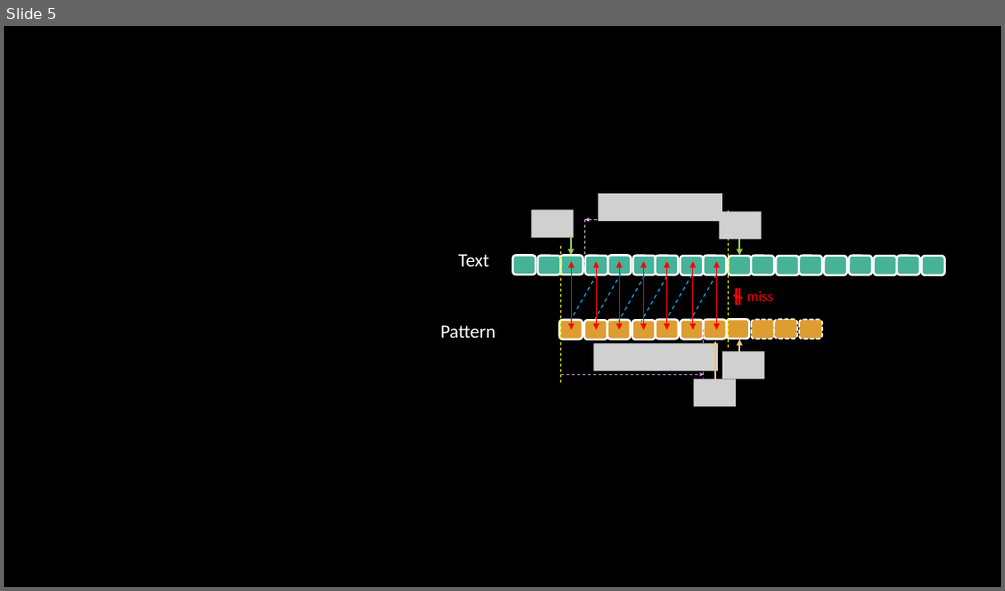
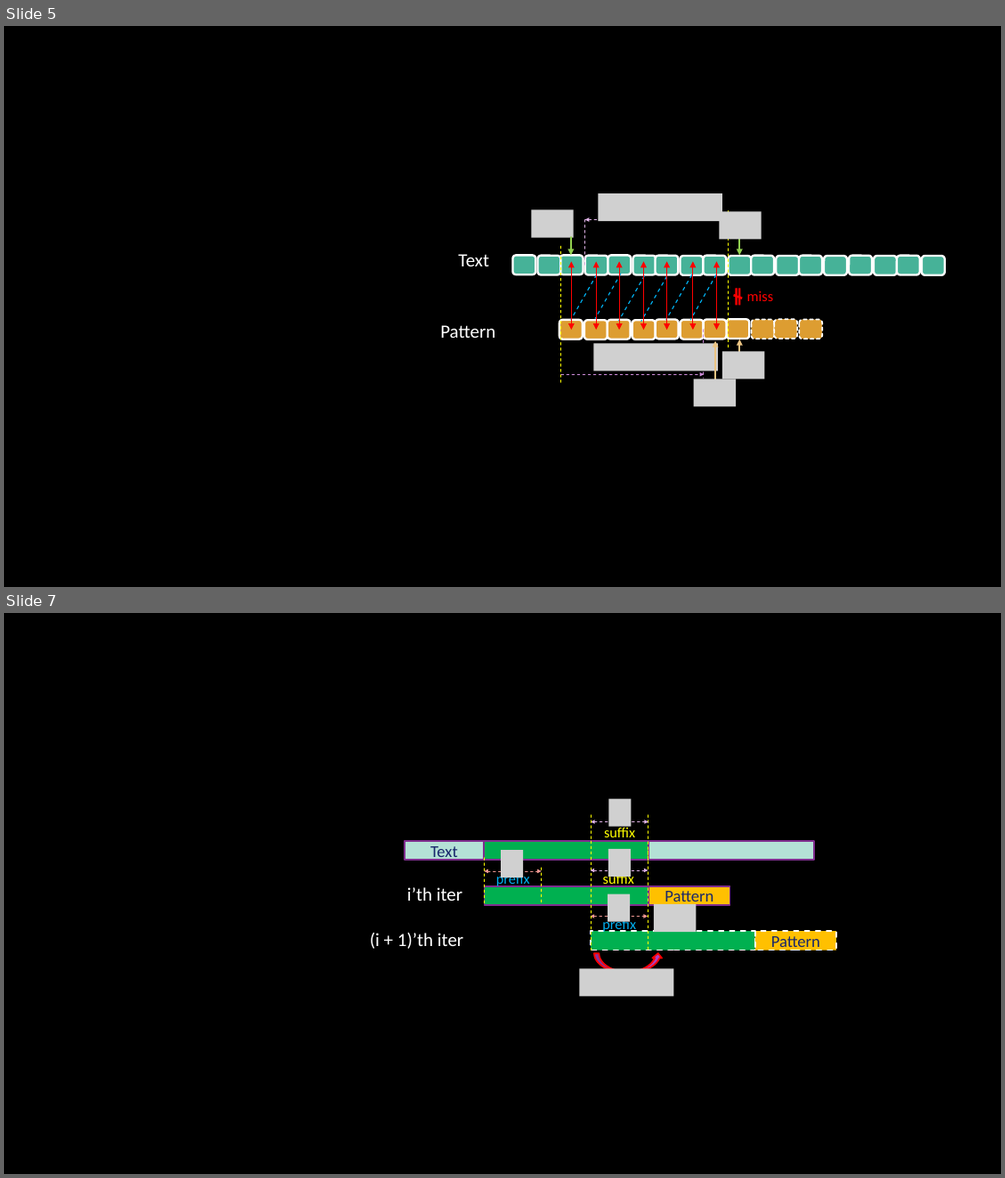
Before and after one commit to flat2010/source, a slide deck: _posts/字符串匹配算法系列之一：BF-KMP/示意图.pptx. Shown one above the other, each under a label of ours: slide 5 before the commit, slides 5 and 7 after it; the slides between them are not shown. The pictures are 1005x591 and 1005x1178 pixels, drawn with LibreOffice and Linux fonts; fonts in the diff are those of the drawing; grey boxes stand for pictures; background and template pictures are left out. Boxes give left, top, right and bottom in pixels: in the first picture for what was removed or moved away, otherwise in the second. Text is boxed around its words. In the diff, an @@ line names an element or a change of style, - is before the commit and + after.

```diff
--- a/_posts/字符串匹配算法系列之一：BF-KMP/示意图.pptx
+++ b/_posts/字符串匹配算法系列之一：BF-KMP/示意图.pptx
@@ slide 7 added at [4,613,1001,1174], background picture (left out) @@
@@ picture added at [609,798,631,826] @@
@@ double arrow added from (591, 821) to (648, 821), #DEB2E6 0.75 pt dashed @@
@@ line added from (591, 815) to (591, 841), #FFFF00 0.75 pt dashed @@
@@ text added at [604,826,635,842], 14 pt, text #FFFF00 @@
+suffix
@@ line added from (648, 815) to (648, 860), #FFFF00 0.75 pt dashed @@
@@ rectangle added at [404,841,484,860], fill #B4E1D6, outline #7F2E8F 1.5 pt, 16 pt, text #18276C @@
+Text
@@ rectangle added at [484,841,648,860], fill #00B050, outline #7F2E8F 1.5 pt @@
@@ picture added at [501,850,523,877] @@
@@ line added from (591, 841) to (591, 950), #FFFF00 0.75 pt dashed @@
@@ picture added at [608,849,631,876] @@
@@ rectangle added at [648,841,814,860], fill #B4E1D6, outline #7F2E8F 1.5 pt @@
@@ line added from (648, 851) to (648, 950), #FFFF00 0.75 pt dashed @@
@@ double arrow added from (484, 871) to (542, 871), #EE9791 0.75 pt dashed @@
@@ line added from (485, 858) to (485, 903), #FFFF00 0.75 pt dashed @@
@@ text added at [496,872,530,888], 14 pt, text #00B0F0 @@
+prefix
@@ line added from (542, 868) to (542, 906), #FFFF00 0.75 pt dashed @@
@@ double arrow added from (591, 870) to (647, 870), #DEB2E6 0.75 pt dashed @@
@@ text added at [603,872,634,888], 14 pt, text #FFFF00 @@
+suffix
@@ text added at [407,887,462,900], 18 pt, text #FFFFFF @@
+i’th iter
@@ rectangle added at [484,886,648,905], fill #00B050, outline #7F2E8F 1.5 pt @@
@@ picture added at [607,894,630,922] @@
@@ rectangle added at [648,886,730,905], fill #FFC000, outline #7F2E8F 1.5 pt, 16 pt, text #18276C @@
+Pattern
@@ picture added at [654,904,696,932] @@
@@ text added at [370,933,463,949], 18 pt, text #FFFFFF @@
+(i + 1)’th iter
@@ double arrow added from (591, 916) to (647, 916), #EE9791 0.75 pt dashed @@
@@ rectangle added at [591,931,755,949], fill #00B050, outline #FFFFFF 1.5 pt dashed @@
@@ text added at [602,917,636,933], 14 pt, text #00B0F0 @@
+prefix
@@ rectangle added at [755,931,836,949], fill #FFC000, outline #FFFFFF 1.5 pt dashed, 16 pt, text #18276C @@
+Pattern
@@ curved up arrow added at [594,953,663,972], fill #AC3EC1, outline #FF0000 1.5 pt @@
@@ picture added at [579,969,673,997] @@
```
Also in this commit, not shown: 2 other slides added, 5 other files.
